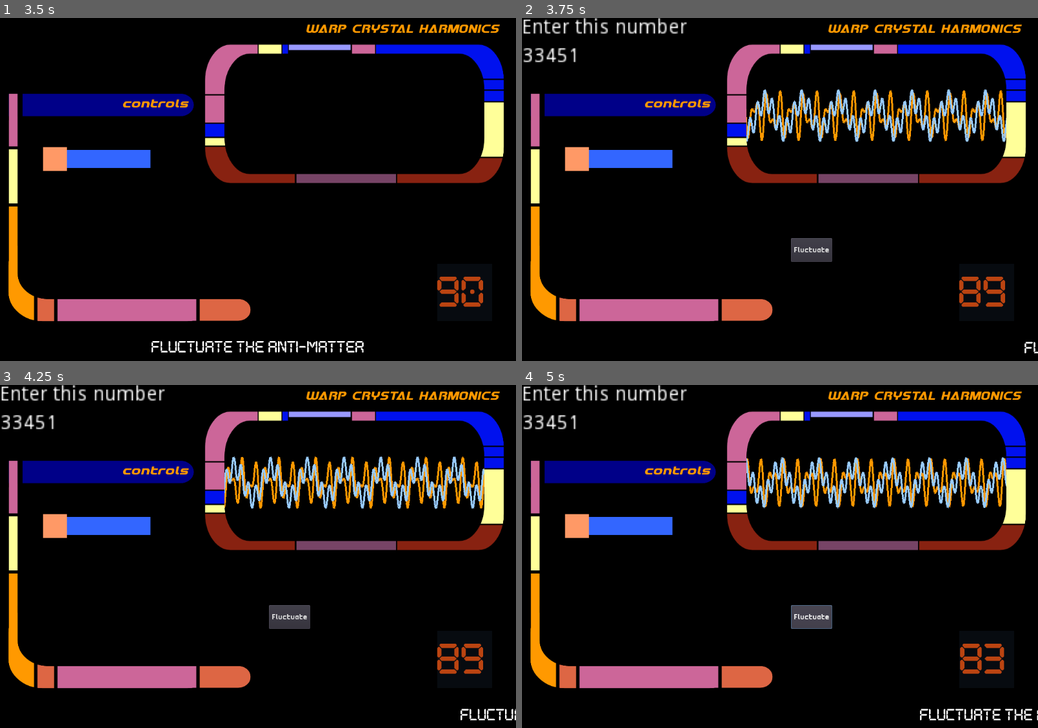
Above: before the commit, frames 1-4 (two rows, left to right).
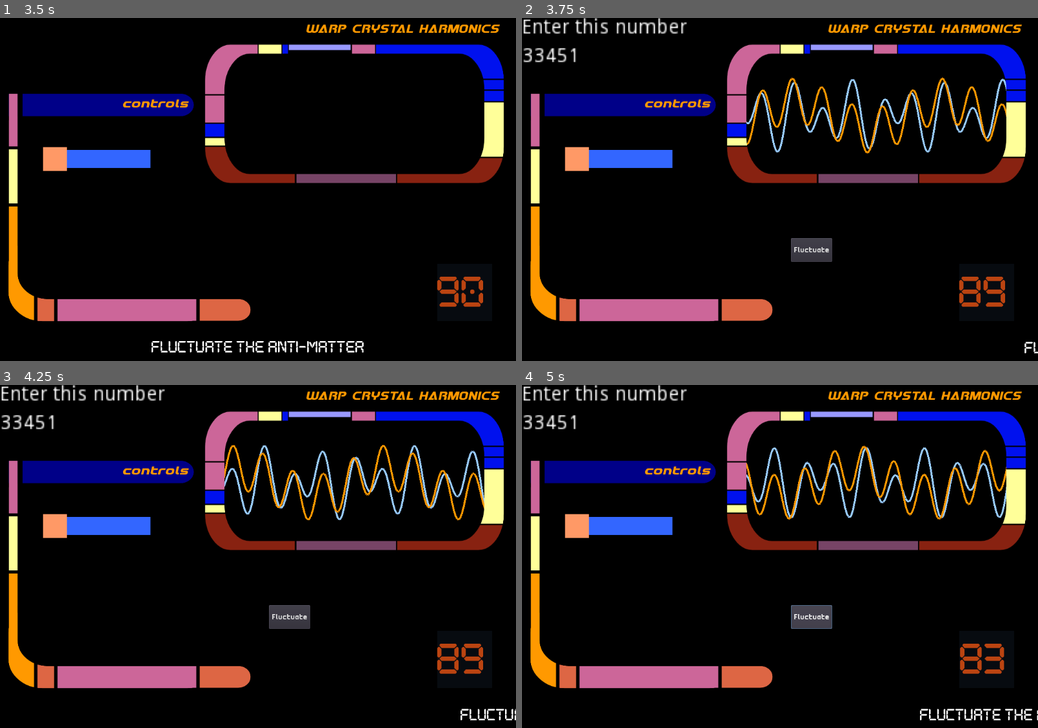
Above: after the commit, the same moments.

Repository: squiggle-at-squiggle/LDJam49
Game: Godot game, scene res://Scenes/Main.tscn
The game is run twice, just before and just after one commit, with the same random seed, the same clock (stepped at 60 frames per second) and the same inputs.
Inputs:
- Up to frame 1 (3.5 s): click "Start" at 0.5 s; tap Enter at 1.25, 2.75 s; tap Space at 2 s
- Up to frame 2 (3.75 s): tap Space at 3.5 s
- Up to frame 3 (4.25 s): no input
- Up to frame 4 (5 s): click "Fluctuate" at 4.25 s

Frame 1 is identical in both runs. In frame 2, 4.5% of the frame differs, in the area x 43-94%, y 17-40%; in frame 3, 4.6%; in frame 4, 4.6%.

Commit message:
Adjust wiggle box (#48)
* reverse line colors

* fiddle with the line

Diff:
--- a/Code/EngineGraph.gd
+++ b/Code/EngineGraph.gd
@@ -36,8 +36,8 @@
 	var pixel_ymin = 75.0 # in Godot 2D, Y axis points down, but we want up
 	var pixel_ymax = 5.0
 	# Graph area
-	var xmin = -4.5
-	var xmax = 20.0
+	var xmin = -3
+	var xmax = 3
 	var ymin = -4.5
 	var ymax = 4.5
 
@@ -76,7 +76,7 @@
 	if value5 == 0:
 		value5 = -1
 	b = 2* value1
-	c = value2 * value5
+	c = value2 * value5 * 2
 	a = value3
 	d = 2 * value4
 	update()
--- a/Scenes/ControlPanel.tscn
+++ b/Scenes/ControlPanel.tscn
@@ -45,7 +45,7 @@
 
 [node name="PlayerScreen" parent="Control" instance=ExtResource( 4 )]
 position = Vector2( 443, 165 )
-line_color = "99CCFF"
+line_color = "ff9900"
 
 [node name="SliderOne" parent="Control" instance=ExtResource( 2 )]
 margin_left = 91.8492
--- a/Scenes/Puzzle.tscn
+++ b/Scenes/Puzzle.tscn
@@ -28,4 +28,4 @@
 
 [node name="EngineGraph" parent="." instance=ExtResource( 2 )]
 position = Vector2( 443, 165 )
-line_color = "ff9900"
+line_color = "99CCFF"
